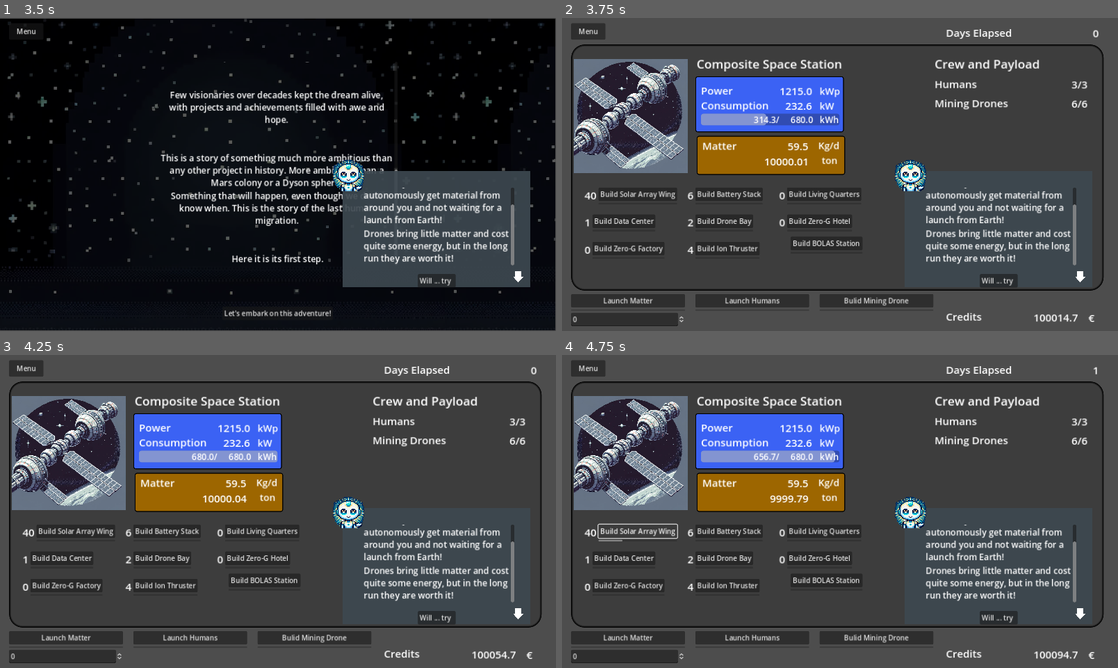
Above: before the commit, frames 1-4 (two rows, left to right).
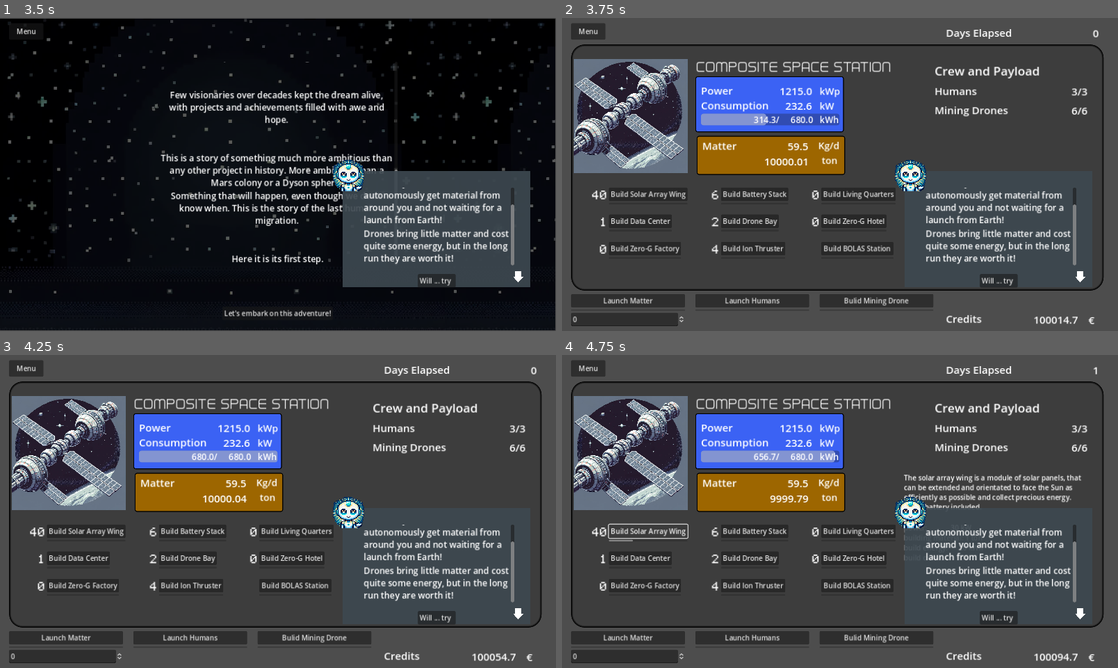
Above: after the commit, the same moments.

Repository: AndreaIdini/StarPilgrims
Game: Godot game, scene res://main.tscn
Same seed, same stepped clock (60 frames per second), same inputs: the game is played once before the commit and once after it.
Inputs:
- Up to frame 1 (3.5 s): click "Launch Humans" at 0.5 s; click "Launch Humans" at 1.25 s; click "Launch Matter" at 2 s; click "Launch Matter" at 2.75 s
- Up to frame 2 (3.75 s): click "Let's embark on this adventur…" at 3.5 s
- Up to frame 3 (4.25 s): no input
- Up to frame 4 (4.75 s): click "Build Solar Array Wing" at 4.25 s

Frame 1 is identical in both runs. In frame 2, 4.2% of the frame differs, in the area x 4-96%, y 13-98%; in frame 3, 4.2%; in frame 4, 5.5%.

Commit message:
Fixed bugs and errors, new fonts

Diff:
--- a/ModuleBuild.gd
+++ b/ModuleBuild.gd
@@ -50,7 +50,7 @@
 			station.Modules.append(moduleType)
 			station.station_properties()
 
-			labelCounter.text = str(counter)
+			labelCounter.text = str("%3d" % counter)
 			progress_bar.value = 0
 			build_in_progress = false
 
--- a/Station.gd
+++ b/Station.gd
@@ -303,14 +303,14 @@
 		humans_cap += module["living_space"]
 		drones_cap += module["drone_bays"]
 
-	$ModuleBuild/ContainerSolarPanel/CountSolar.text = str(Modules.count(SOLAR))
-	$ModuleBuild/ContainerBattery/CountBattery.text = str(Modules.count(BATTERY))
-	$ModuleBuild/ContainerLiving/CountLiving.text = str(Modules.count(BASIC_LIVING))
-	$ModuleBuild/ContainerComputing/CountComputing.text = str(Modules.count(COMPUTING))
-	$ModuleBuild/ContainerDroneBay/CountDroneBay.text = str(Modules.count(DRONE))
-	$ModuleBuild/ContainerEngine/CountEngine.text = str(Modules.count(ENGINE))
-	$ModuleBuild/ContainerFactory/CountFactory.text = str(Modules.count(FACTORY))
-	$ModuleBuild/ContainerHotel/CountHotel.text = str(Modules.count(LUXURY_LIVING))
+	$ModuleBuild/ContainerSolarPanel/CountSolar.text = str("%3d" % Modules.count(SOLAR))
+	$ModuleBuild/ContainerBattery/CountBattery.text = str("%3d" % Modules.count(BATTERY))
+	$ModuleBuild/ContainerLiving/CountLiving.text = str("%3d" % Modules.count(BASIC_LIVING))
+	$ModuleBuild/ContainerComputing/CountComputing.text = str("%3d" % Modules.count(COMPUTING))
+	$ModuleBuild/ContainerDroneBay/CountDroneBay.text = str("%3d" % Modules.count(DRONE))
+	$ModuleBuild/ContainerEngine/CountEngine.text = str("%3d" % Modules.count(ENGINE))
+	$ModuleBuild/ContainerFactory/CountFactory.text = str("%3d" % Modules.count(FACTORY))
+	$ModuleBuild/ContainerHotel/CountHotel.text = str("%3d" % Modules.count(LUXURY_LIVING))
 
 	if Modules.count(LUXURY_LIVING) > 0:
 		humans_rent = 50
--- a/StoryBox.gd
+++ b/StoryBox.gd
@@ -40,6 +40,7 @@
 Unfortunately this makes you unfit for a mission critical AI. Our space program needs better"):
 	button.hide()
 	$"../PanelStation".hide()
+	%EventBox.hide()
 	text_scroll("[center]"+texten, "")
 
 func about():
--- a/main.tscn
+++ b/main.tscn
@@ -1,11 +1,13 @@
-[gd_scene load_steps=30 format=3 uid="uid://drddf4j2gbweq"]
+[gd_scene load_steps=32 format=3 uid="uid://drddf4j2gbweq"]
 
 [ext_resource type="Texture2D" uid="uid://b2nler7tmsvhs" path="res://Asset/SpaceStation1.png" id="1_5p6ln"]
 [ext_resource type="Script" path="res://main.gd" id="1_7tmd3"]
 [ext_resource type="Script" path="res://Station.gd" id="2_oc6wt"]
 [ext_resource type="Script" path="res://Launch.gd" id="4_oiuw7"]
+[ext_resource type="FontFile" uid="uid://c7qik7sno301b" path="res://Asset/First In Line.otf" id="5_i7pv1"]
 [ext_resource type="Script" path="res://Buttons/ContainerSolarPanel.gd" id="5_ree1l"]
 [ext_resource type="Script" path="res://Buttons/ContainerBattery.gd" id="5_tsak2"]
+[ext_resource type="FontFile" uid="uid://cpbviiltpflav" path="res://Asset/casio-fx-702p.ttf" id="6_3qpvv"]
 [ext_resource type="Script" path="res://Buttons/ContainerComputing.gd" id="6_fswgt"]
 [ext_resource type="Script" path="res://Buttons/ContainerLiving.gd" id="6_yq5dq"]
 [ext_resource type="Script" path="res://Buttons/ContainerDroneBay.gd" id="8_v88ik"]
@@ -92,9 +94,9 @@
 anchor_left = 1.0
 anchor_right = 1.0
 offset_left = -389.0
-offset_top = 24.0
+offset_top = 40.0
 offset_right = -14.0
-offset_bottom = 214.0
+offset_bottom = 230.0
 theme_override_font_sizes/font_size = 28
 text = "Crew and Payload"
 
@@ -104,9 +106,9 @@
 anchor_top = 6.59
 anchor_bottom = 6.59
 offset_left = 26.0
-offset_top = -668.1
+offset_top = -679.1
 offset_right = 379.0
-offset_bottom = -634.1
+offset_bottom = -645.1
 theme_override_font_sizes/font_size = 24
 text = "Credits"
 
@@ -470,10 +472,11 @@
 layout_mode = 1
 anchors_preset = -1
 offset_left = 289.0
-offset_top = 24.0
-offset_right = 622.0
-offset_bottom = 63.0
-theme_override_font_sizes/font_size = 28
+offset_top = 34.0
+offset_right = 732.0
+offset_bottom = 73.0
+theme_override_fonts/font = ExtResource("5_i7pv1")
+theme_override_font_sizes/font_size = 40
 text = "Composite Space Station"
 
 [node name="ModuleBuild" type="Control" parent="PanelStation"]
@@ -494,8 +497,10 @@
 layout_mode = 2
 size_flags_horizontal = 8
 size_flags_vertical = 1
-theme_override_font_sizes/font_size = 24
-text = "??"
+theme_override_fonts/font = ExtResource("6_3qpvv")
+theme_override_font_sizes/font_size = 20
+text = "???"
+vertical_alignment = 1
 
 [node name="ContainerSolarButton" type="VBoxContainer" parent="PanelStation/ModuleBuild/ContainerSolarPanel"]
 layout_mode = 2
@@ -513,9 +518,9 @@
 [node name="ContainerBattery" type="HBoxContainer" parent="PanelStation/ModuleBuild"]
 unique_name_in_owner = true
 layout_mode = 2
-offset_left = 268.0
+offset_left = 289.0
 offset_top = 329.0
-offset_right = 475.0
+offset_right = 500.0
 offset_bottom = 368.0
 script = ExtResource("5_tsak2")
 
@@ -523,8 +528,10 @@
 layout_mode = 2
 size_flags_horizontal = 8
 size_flags_vertical = 1
-theme_override_font_sizes/font_size = 24
-text = "??"
+theme_override_fonts/font = ExtResource("6_3qpvv")
+theme_override_font_sizes/font_size = 20
+text = "???"
+vertical_alignment = 1
 
 [node name="ContainerBatteryButton" type="VBoxContainer" parent="PanelStation/ModuleBuild/ContainerBattery"]
 layout_mode = 2
@@ -542,9 +549,9 @@
 [node name="ContainerLiving" type="HBoxContainer" parent="PanelStation/ModuleBuild"]
 unique_name_in_owner = true
 layout_mode = 2
-offset_left = 479.0
+offset_left = 520.0
 offset_top = 329.0
-offset_right = 686.0
+offset_right = 747.0
 offset_bottom = 368.0
 script = ExtResource("6_yq5dq")
 
@@ -552,8 +559,10 @@
 layout_mode = 2
 size_flags_horizontal = 8
 size_flags_vertical = 1
-theme_override_font_sizes/font_size = 24
-text = "??"
+theme_override_fonts/font = ExtResource("6_3qpvv")
+theme_override_font_sizes/font_size = 20
+text = "???"
+vertical_alignment = 1
 
 [node name="ContainerLivingButton" type="VBoxContainer" parent="PanelStation/ModuleBuild/ContainerLiving"]
 layout_mode = 2
@@ -581,8 +590,10 @@
 layout_mode = 2
 size_flags_horizontal = 8
 size_flags_vertical = 1
-theme_override_font_sizes/font_size = 24
-text = "??"
+theme_override_fonts/font = ExtResource("6_3qpvv")
+theme_override_font_sizes/font_size = 20
+text = "???"
+vertical_alignment = 1
 
 [node name="ContainerComputingButton" type="VBoxContainer" parent="PanelStation/ModuleBuild/ContainerComputing"]
 layout_mode = 2
@@ -600,9 +611,9 @@
 [node name="ContainerDroneBay" type="HBoxContainer" parent="PanelStation/ModuleBuild"]
 unique_name_in_owner = true
 layout_mode = 2
-offset_left = 268.0
+offset_left = 289.0
 offset_top = 391.0
-offset_right = 459.0
+offset_right = 480.0
 offset_bottom = 430.0
 script = ExtResource("8_v88ik")
 
@@ -610,8 +621,10 @@
 layout_mode = 2
 size_flags_horizontal = 8
 size_flags_vertical = 1
-theme_override_font_sizes/font_size = 24
-text = "??"
+theme_override_fonts/font = ExtResource("6_3qpvv")
+theme_override_font_sizes/font_size = 20
+text = "???"
+vertical_alignment = 1
 
 [node name="ContainerDroneButton" type="VBoxContainer" parent="PanelStation/ModuleBuild/ContainerDroneBay"]
 layout_mode = 2
@@ -629,9 +642,9 @@
 [node name="ContainerHotel" type="HBoxContainer" parent="PanelStation/ModuleBuild"]
 unique_name_in_owner = true
 layout_mode = 2
-offset_left = 479.0
+offset_left = 520.0
 offset_top = 391.0
-offset_right = 655.0
+offset_right = 726.0
 offset_bottom = 430.0
 script = ExtResource("9_g0u6u")
 
@@ -639,8 +652,10 @@
 layout_mode = 2
 size_flags_horizontal = 8
 size_flags_vertical = 1
-theme_override_font_sizes/font_size = 24
-text = "??"
+theme_override_fonts/font = ExtResource("6_3qpvv")
+theme_override_font_sizes/font_size = 20
+text = "???"
+vertical_alignment = 1
 
 [node name="ContainerHotelButton" type="VBoxContainer" parent="PanelStation/ModuleBuild/ContainerHotel"]
 layout_mode = 2
@@ -658,9 +673,9 @@
 [node name="ContainerEngine" type="HBoxContainer" parent="PanelStation/ModuleBuild"]
 unique_name_in_owner = true
 layout_mode = 2
-offset_left = 268.0
+offset_left = 289.0
 offset_top = 454.0
-offset_right = 442.0
+offset_right = 493.0
 offset_bottom = 493.0
 script = ExtResource("10_mwwui")
 
@@ -668,8 +683,10 @@
 layout_mode = 2
 size_flags_horizontal = 8
 size_flags_vertical = 1
-theme_override_font_sizes/font_size = 24
-text = "??"
+theme_override_fonts/font = ExtResource("6_3qpvv")
+theme_override_font_sizes/font_size = 20
+text = "???"
+vertical_alignment = 1
 
 [node name="ContainerEngineButton" type="VBoxContainer" parent="PanelStation/ModuleBuild/ContainerEngine"]
 layout_mode = 2
@@ -697,8 +714,10 @@
 layout_mode = 2
 size_flags_horizontal = 8
 size_flags_vertical = 1
-theme_override_font_sizes/font_size = 24
-text = "??"
+theme_override_fonts/font = ExtResource("6_3qpvv")
+theme_override_font_sizes/font_size = 20
+text = "???"
+vertical_alignment = 1
 
 [node name="ContainerFactoryButton" type="VBoxContainer" parent="PanelStation/ModuleBuild/ContainerFactory"]
 layout_mode = 2
@@ -714,12 +733,11 @@
 show_percentage = false
 
 [node name="ContainerBOLASButton" type="VBoxContainer" parent="PanelStation/ModuleBuild"]
-visible = false
-layout_mode = 0
-offset_left = 505.0
-offset_top = 442.0
-offset_right = 671.0
-offset_bottom = 481.0
+layout_mode = 0
+offset_left = 576.0
+offset_top = 454.0
+offset_right = 742.0
+offset_bottom = 493.0
 size_flags_horizontal = 0
 script = ExtResource("13_nmipx")
 
@@ -914,7 +932,7 @@
 
 [node name="InfoBox" type="RichTextLabel" parent="."]
 layout_mode = 0
-offset_left = 744.0
+offset_left = 787.0
 offset_top = 311.0
 offset_right = 1213.0
 offset_bottom = 609.0
@@ -979,30 +997,44 @@
 [connection signal="mouse_entered" from="PanelStation/LabelPayload/LabelDrones/ColorRect" to="InfoBox" method="_on_label_drone_mouse_entered"]
 [connection signal="mouse_entered" from="PanelStation/Sprite/ContainerTravelButton" to="PanelStation/Sprite/ContainerTravelButton" method="_on_mouse_entered"]
 [connection signal="mouse_entered" from="PanelStation/Sprite/ContainerTravelButton" to="InfoBox" method="_on_container_travel_button_mouse_entered"]
+[connection signal="mouse_entered" from="PanelStation/Sprite/ContainerTravelButton/TravelButton" to="PanelStation/Sprite/ContainerTravelButton" method="_on_mouse_entered"]
+[connection signal="mouse_entered" from="PanelStation/Sprite/ContainerTravelButton/TravelButton" to="InfoBox" method="_on_container_travel_button_mouse_entered"]
 [connection signal="pressed" from="PanelStation/Sprite/ContainerTravelButton/TravelButton" to="PanelStation/Sprite/ContainerTravelButton" method="_on_travel_button_pressed"]
 [connection signal="mouse_entered" from="PanelStation/ModuleBuild/ContainerSolarPanel" to="InfoBox" method="_on_container_solar_panel_mouse_entered"]
+[connection signal="mouse_entered" from="PanelStation/ModuleBuild/ContainerSolarPanel/ContainerSolarButton/BuildSolar" to="InfoBox" method="_on_container_solar_panel_mouse_entered"]
 [connection signal="pressed" from="PanelStation/ModuleBuild/ContainerSolarPanel/ContainerSolarButton/BuildSolar" to="PanelStation/ModuleBuild/ContainerSolarPanel" method="_on_build_pressed"]
 [connection signal="mouse_entered" from="PanelStation/ModuleBuild/ContainerBattery" to="InfoBox" method="_on_container_battery_mouse_entered"]
+[connection signal="mouse_entered" from="PanelStation/ModuleBuild/ContainerBattery/ContainerBatteryButton/BuildBattery" to="InfoBox" method="_on_container_battery_mouse_entered"]
 [connection signal="pressed" from="PanelStation/ModuleBuild/ContainerBattery/ContainerBatteryButton/BuildBattery" to="PanelStation/ModuleBuild/ContainerBattery" method="_on_build_pressed"]
 [connection signal="mouse_entered" from="PanelStation/ModuleBuild/ContainerLiving" to="InfoBox" method="_on_container_living_mouse_entered"]
+[connection signal="mouse_entered" from="PanelStation/ModuleBuild/ContainerLiving/ContainerLivingButton/BuildLiving" to="InfoBox" method="_on_container_living_mouse_entered"]
 [connection signal="pressed" from="PanelStation/ModuleBuild/ContainerLiving/ContainerLivingButton/BuildLiving" to="PanelStation/ModuleBuild/ContainerLiving" method="_on_build_pressed"]
 [connection signal="mouse_entered" from="PanelStation/ModuleBuild/ContainerComputing" to="InfoBox" method="_on_container_computing_mouse_entered"]
+[connection signal="mouse_entered" from="PanelStation/ModuleBuild/ContainerComputing/ContainerComputingButton/BuildComputing" to="InfoBox" method="_on_container_computing_mouse_entered"]
 [connection signal="pressed" from="PanelStation/ModuleBuild/ContainerComputing/ContainerComputingButton/BuildComputing" to="PanelStation/ModuleBuild/ContainerComputing" method="_on_build_pressed"]
 [connection signal="mouse_entered" from="PanelStation/ModuleBuild/ContainerDroneBay" to="InfoBox" method="_on_container_drone_bay_mouse_entered"]
+[connection signal="mouse_entered" from="PanelStation/ModuleBuild/ContainerDroneBay/ContainerDroneButton/BuildDroneBay" to="InfoBox" method="_on_container_drone_bay_mouse_entered"]
 [connection signal="pressed" from="PanelStation/ModuleBuild/ContainerDroneBay/ContainerDroneButton/BuildDroneBay" to="PanelStation/ModuleBuild/ContainerDroneBay" method="_on_build_pressed"]
 [connection signal="mouse_entered" from="PanelStation/ModuleBuild/ContainerHotel" to="InfoBox" method="_on_container_hotel_mouse_entered"]
+[connection signal="mouse_entered" from="PanelStation/ModuleBuild/ContainerHotel/ContainerHotelButton/BuildHotel" to="InfoBox" method="_on_container_hotel_mouse_entered"]
 [connection signal="pressed" from="PanelStation/ModuleBuild/ContainerHotel/ContainerHotelButton/BuildHotel" to="PanelStation/ModuleBuild/ContainerHotel" method="_on_build_pressed"]
 [connection signal="mouse_entered" from="PanelStation/ModuleBuild/ContainerEngine" to="InfoBox" method="_on_container_engine_mouse_entered"]
+[connection signal="mouse_entered" from="PanelStation/ModuleBuild/ContainerEngine/ContainerEngineButton/BuildEngine" to="InfoBox" method="_on_container_engine_mouse_entered"]
 [connection signal="pressed" from="PanelStation/ModuleBuild/ContainerEngine/ContainerEngineButton/BuildEngine" to="PanelStation/ModuleBuild/ContainerEngine" method="_on_build_pressed"]
 [connection signal="mouse_entered" from="PanelStation/ModuleBuild/ContainerFactory" to="InfoBox" method="_on_container_factory_mouse_entered"]
+[connection signal="mouse_entered" from="PanelStation/ModuleBuild/ContainerFactory/ContainerFactoryButton/BuildFactory" to="InfoBox" method="_on_container_factory_mouse_entered"]
 [connection signal="pressed" from="PanelStation/ModuleBuild/ContainerFactory/ContainerFactoryButton/BuildFactory" to="PanelStation/ModuleBuild/ContainerFactory" method="_on_build_pressed"]
 [connection signal="mouse_entered" from="PanelStation/ModuleBuild/ContainerBOLASButton" to="InfoBox" method="_on_container_bolas_button_mouse_entered"]
+[connection signal="mouse_entered" from="PanelStation/ModuleBuild/ContainerBOLASButton/BuildBOLAS" to="InfoBox" method="_on_container_bolas_button_mouse_entered"]
 [connection signal="pressed" from="PanelStation/ModuleBuild/ContainerBOLASButton/BuildBOLAS" to="PanelStation/ModuleBuild/ContainerBOLASButton" method="_on_build_bolas_pressed"]
 [connection signal="mouse_entered" from="LaunchBuild/ContainerLaunchH" to="InfoBox" method="_on_container_launch_h_mouse_entered"]
+[connection signal="mouse_entered" from="LaunchBuild/ContainerLaunchH/LaunchHumans" to="InfoBox" method="_on_container_launch_h_mouse_entered"]
 [connection signal="pressed" from="LaunchBuild/ContainerLaunchH/LaunchHumans" to="LaunchBuild" method="_on_launch_humans_pressed"]
 [connection signal="mouse_entered" from="LaunchBuild/ContainerLaunchM" to="InfoBox" method="_on_container_launch_m_mouse_entered"]
+[connection signal="mouse_entered" from="LaunchBuild/ContainerLaunchM/LaunchMatter" to="InfoBox" method="_on_container_launch_m_mouse_entered"]
 [connection signal="pressed" from="LaunchBuild/ContainerLaunchM/LaunchMatter" to="LaunchBuild" method="_on_launch_matter_pressed"]
 [connection signal="mouse_entered" from="LaunchBuild/ContainerBuildDrone" to="InfoBox" method="_on_container_build_drone_mouse_entered"]
+[connection signal="mouse_entered" from="LaunchBuild/ContainerBuildDrone/BuildMiningDrone" to="InfoBox" method="_on_container_build_drone_mouse_entered"]
 [connection signal="pressed" from="LaunchBuild/ContainerBuildDrone/BuildMiningDrone" to="LaunchBuild" method="_on_build_drone_pressed"]
 [connection signal="pressed" from="StoryBox/Button" to="StoryBox" method="_on_button_pressed"]
 [connection signal="mouse_entered" from="InfoBox" to="InfoBox" method="_on_mouse_entered"]
Binary file added: Asset/First In Line.otf
Binary file added: Asset/casio-fx-702p.ttf
Binary file added: Asset/monobit.ttf
